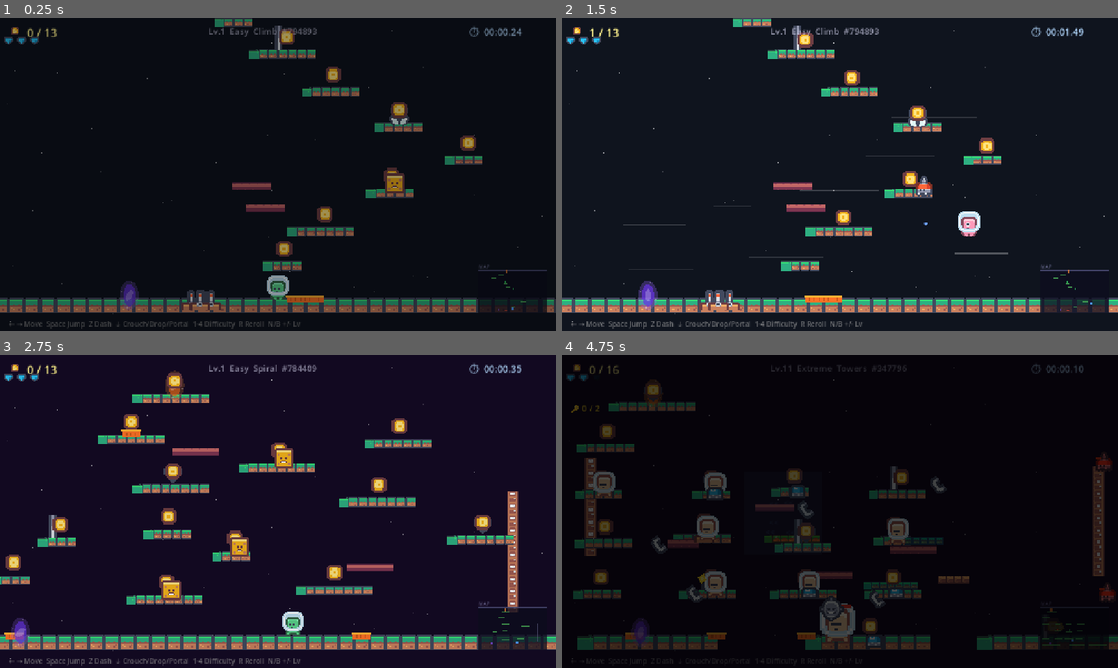
Above: before the commit, frames 1-4 (two rows, left to right).
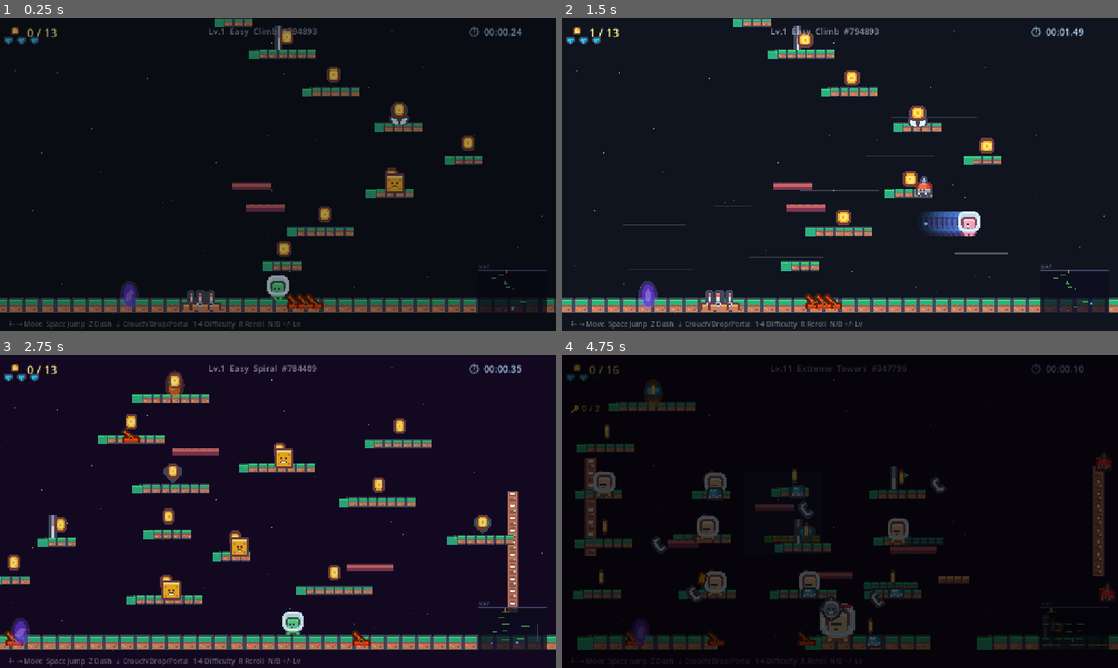
Above: after the commit, the same moments.

Repository: whereissam/SimpleJumper
Game: Godot game, scene res://scenes/World.tscn
Two runs of this game, one before a commit and one after it. Both use one fixed random seed, a clock stepped at 60 frames per second and the inputs below.
Inputs (mouse positions are in pixels of both pictures, inside the frame that each line leads up to):
- Up to frame 1 (0.25 s): no input
- Up to frame 2 (1.5 s): tap Enter (ui_accept) at 0.5, 0.77 s; move the mouse to (962, 158) at 0.52 s; hold Right (ui_right) 0.53-1.28 s; tap Z (dash) at 0.6, 1.35 s; click (962, 158) at 0.67 s; move the mouse to (728, 190) at 1.27 s; hold Down (ui_down) from 1.28 s (still down); click (728, 190) at 1.42 s
- Up to frame 3 (2.75 s): tap Enter (ui_accept) at 1.52 s; move the mouse to (333, 442) at 2.02 s; release Down (ui_down) at 2.03 s; hold Right (ui_right) from 2.03 s (still down); tap 1 at 2.1 s; click (333, 442) at 2.17 s; tap Z (dash) at 2.3 s
- Up to frame 4 (4.75 s): move the mouse to (812, 574) at 2.77 s; release Right (ui_right) at 2.78 s; hold Up (ui_up) 2.78-3.53 s; tap 2 at 2.85 s; click (812, 574) at 2.92 s; tap Enter (ui_accept) at 3.02, 3.77, 4.52 s; tap Z (dash) at 3.05, 3.8, 4.55 s; move the mouse to (1006, 558) at 3.52 s; hold Left (ui_left) from 3.53 s (still down); tap 3 at 3.6 s; click (1006, 558) at 3.67 s; move the mouse to (673, 464) at 4.27 s; tap 4 at 4.35 s; click (673, 464) at 4.42 s

The runs differ from the first frame. In frame 1, 0.5% of the frame differs, in the area x 21-86%, y 3-93%; in frame 2, 0.8%; in frame 3, 1.0%; in frame 4, 1.2%, in the area x 5-63%, y 8-93%.

Commit message:
feat: section 6 polish — sprites, particles, animations
- Trampoline: Kenney spring sprite replacing ColorRects
- Key: Kenney key sprite replacing Polygon2D diamond + gold sparkle trail
- Power-ups: cyan/orange GPUParticles2D sparkle trails
- Wind zones: GPU particle streamlines replacing Label arrows
- Boss death: 32-particle burst + white burst + screen flash + 8px shake
- Dash afterimage: semi-transparent sprite copies trailing during dash
- Portal swirl: GPUParticles2D ring emission replacing static dots
- Coin spin: horizontal scale oscillation animation
- Checkpoint flag wave: skew oscillation after activation
- Conveyor arrows: scroll animation in push direction
- Shield visual: fix clipping below floor (smaller, offset up)

Co-Authored-By: Claude Opus 4.6 (1M context) <noreply@anthropic.com>

Diff:
--- a/scripts/Builder.gd
+++ b/scripts/Builder.gd
@@ -209,18 +209,27 @@
 
 		Sprites.tile_sprites(sb, float(pd[2]), float(pd[3]), Sprites.GRASS_TOP, Color(1.0, 0.7, 0.3))
 
-		# Direction arrows
+		# Direction arrows (scrolling)
 		var arrow_dir := ">" if pd[4] > 0 else "<"
+		var half_w := float(pd[2]) * 0.5
 		for i in 3:
 			var lbl := Label.new()
 			lbl.text = arrow_dir
 			lbl.add_theme_font_size_override("font_size", 14)
 			lbl.add_theme_color_override("font_color", Color(1, 1, 1, 0.6))
-			lbl.position = Vector2(
-				-float(pd[2]) * 0.3 + i * float(pd[2]) * 0.3 - 4,
-				-float(pd[3]) * 0.8
-			)
+			var start_x := -half_w * 0.6 + i * half_w * 0.6 - 4
+			lbl.position = Vector2(start_x, -float(pd[3]) * 0.8)
 			sb.add_child(lbl)
+			# Scroll arrow in conveyor direction, loop back
+			var scroll_dist := half_w * 0.4
+			var scroll_dir := float(pd[4])
+			var atw := w.create_tween().set_loops()
+			atw.tween_property(lbl, "position:x", start_x + scroll_dir * scroll_dist, 0.6).set_trans(Tween.TRANS_LINEAR)
+			atw.tween_property(lbl, "modulate:a", 0.0, 0.1)
+			atw.tween_callback(func(): lbl.position.x = start_x - scroll_dir * scroll_dist * 0.3)
+			atw.tween_property(lbl, "modulate:a", 0.6, 0.1)
+			# Stagger start
+			atw.set_speed_scale(0.9 + i * 0.15)
 
 		w.add_child(sb)
 		bodies.append(sb)
@@ -348,25 +357,10 @@
 		cs.shape = rect
 		area.add_child(cs)
 
-		var base := ColorRect.new()
-		base.size = Vector2(40, 12)
-		base.position = Vector2(-20, -6)
-		base.color = Colors.TRAMPOLINE_CLR
-		area.add_child(base)
-
-		var pad := ColorRect.new()
-		pad.name = "Pad"
-		pad.size = Vector2(44, 5)
-		pad.position = Vector2(-22, -10)
-		pad.color = Colors.TRAMPOLINE_PAD
-		area.add_child(pad)
-
-		for i in 3:
-			var coil := ColorRect.new()
-			coil.size = Vector2(3, 8)
-			coil.position = Vector2(-12 + i * 10, -4)
-			coil.color = Color(0.8, 0.35, 0.1)
-			area.add_child(coil)
+		var spring := Sprites.make_sprite(Sprites.SPRING, Vector2(2.5, 2.5))
+		spring.modulate = Colors.TRAMPOLINE_CLR
+		spring.position = Vector2(0, -2)
+		area.add_child(spring)
 
 		area.body_entered.connect(on_tramp.bind(area))
 		w.add_child(area)
@@ -418,6 +412,11 @@
 		var s := Sprites.make_sprite(Sprites.HEART if is_shield else Sprites.DIAMOND)
 		area.add_child(s)
 
+		# Sparkle trail (cyan for shield, orange for speed)
+		var trail_color := Color(0.3, 0.9, 1.0, 0.7) if is_shield else Color(1.0, 0.55, 0.1, 0.7)
+		var trail := _make_sparkle_particles(trail_color, 3, 0.6)
+		area.add_child(trail)
+
 		var ftw := w.create_tween().set_loops()
 		ftw.tween_property(area, "position:y", pd[1] - 5.0, 0.7).set_trans(Tween.TRANS_SINE)
 		ftw.tween_property(area, "position:y", pd[1] + 5.0, 0.7).set_trans(Tween.TRANS_SINE)
@@ -439,11 +438,17 @@
 		area.add_child(cs)
 
 		var s := Sprites.make_coin_sprite()
+		s.name = "CoinSprite"
 		area.add_child(s)
 
 		var float_tw := w.create_tween().set_loops()
 		float_tw.tween_property(area, "position:y", pos.y - 6.0, 0.8).set_trans(Tween.TRANS_SINE)
 		float_tw.tween_property(area, "position:y", pos.y + 6.0, 0.8).set_trans(Tween.TRANS_SINE)
+
+		# Coin spin (horizontal scale oscillation)
+		var spin_tw := w.create_tween().set_loops()
+		spin_tw.tween_property(s, "scale:x", -Sprites.SCALE_TILE.x, 0.3).set_trans(Tween.TRANS_SINE)
+		spin_tw.tween_property(s, "scale:x", Sprites.SCALE_TILE.x, 0.3).set_trans(Tween.TRANS_SINE)
 
 		area.body_entered.connect(on_coin.bind(area))
 		w.add_child(area)
@@ -518,24 +523,40 @@
 		cs.shape = rect
 		area.add_child(cs)
 
-		# Visual: semi-transparent colored zone with arrow indicators
+		# Visual: semi-transparent zone + GPU particle streamlines
 		var fill := ColorRect.new()
 		fill.size = Vector2(wd[2], wd[3])
 		fill.position = Vector2(-float(wd[2]) * 0.5, -float(wd[3]) * 0.5)
 		fill.color = Color(0.4, 0.7, 1.0, 0.08)
 		area.add_child(fill)
 
-		var arrow_char := ">" if wd[4] > 0 else "<"
-		for i in 5:
-			var lbl := Label.new()
-			lbl.text = arrow_char + arrow_char
-			lbl.add_theme_font_size_override("font_size", 18)
-			lbl.add_theme_color_override("font_color", Color(0.5, 0.8, 1.0, 0.2))
-			lbl.position = Vector2(
-				randf_range(-float(wd[2]) * 0.4, float(wd[2]) * 0.3),
-				randf_range(-float(wd[3]) * 0.4, float(wd[3]) * 0.3)
-			)
-			area.add_child(lbl)
+		# Particle streamlines flowing in wind direction
+		var wind_particles := GPUParticles2D.new()
+		wind_particles.amount = 12
+		wind_particles.lifetime = 1.5
+		wind_particles.emitting = true
+		wind_particles.explosiveness = 0.0
+
+		var wmat := ParticleProcessMaterial.new()
+		wmat.direction = Vector3(float(wd[4]), 0, 0)
+		wmat.spread = 10.0
+		wmat.initial_velocity_min = float(wd[5]) * 0.4
+		wmat.initial_velocity_max = float(wd[5]) * 0.8
+		wmat.gravity = Vector3(0, 0, 0)
+		wmat.scale_min = 1.0
+		wmat.scale_max = 2.5
+		wmat.emission_shape = ParticleProcessMaterial.EMISSION_SHAPE_BOX
+		wmat.emission_box_extents = Vector3(float(wd[2]) * 0.4, float(wd[3]) * 0.4, 0)
+
+		var wgrad := Gradient.new()
+		wgrad.set_color(0, Color(0.5, 0.8, 1.0, 0.3))
+		wgrad.set_color(1, Color(0.5, 0.8, 1.0, 0.0))
+		var wgrad_tex := GradientTexture1D.new()
+		wgrad_tex.gradient = wgrad
+		wmat.color_ramp = wgrad_tex
+
+		wind_particles.process_material = wmat
+		area.add_child(wind_particles)
 
 		w.add_child(area)
 		zones.append(area)
@@ -553,21 +574,13 @@
 		cs.shape = circle
 		area.add_child(cs)
 
-		var icon := Polygon2D.new()
-		icon.polygon = PackedVector2Array([
-			Vector2(0, -12), Vector2(10, 0), Vector2(0, 12), Vector2(-10, 0),
-		])
-		icon.color = Color(1.0, 0.85, 0.15)
+		var icon := Sprites.make_sprite(Sprites.KEY, Vector2(2.5, 2.5))
+		icon.modulate = Color(1.0, 0.85, 0.15)
 		area.add_child(icon)
 
-		var dot := Polygon2D.new()
-		var pts := PackedVector2Array()
-		for i in 6:
-			var a := i * TAU / 6.0
-			pts.append(Vector2(cos(a) * 4, sin(a) * 4))
-		dot.polygon = pts
-		dot.color = Color(1.0, 0.95, 0.5)
-		area.add_child(dot)
+		# Gold sparkle trail
+		var trail := _make_sparkle_particles(Color(1.0, 0.85, 0.15, 0.8), 4, 0.8)
+		area.add_child(trail)
 
 		var ftw := w.create_tween().set_loops()
 		ftw.tween_property(area, "position:y", kd[1] - 6.0, 0.6).set_trans(Tween.TRANS_SINE)
@@ -682,12 +695,13 @@
 	anim.name = "Anim"
 	p.add_child(anim)
 
-	# Shield visual
+	# Shield visual (offset up so it doesn't clip below feet)
 	var shield := Polygon2D.new()
+	shield.position = Vector2(0, -5)
 	var spts := PackedVector2Array()
 	for i in 6:
 		var a := i * TAU / 6.0 - PI * 0.5
-		spts.append(Vector2(cos(a) * 28, sin(a) * 32))
+		spts.append(Vector2(cos(a) * 26, sin(a) * 24))
 	shield.polygon = spts
 	shield.color = Colors.SHIELD_CLR
 	shield.visible = false
@@ -791,3 +805,30 @@
 		"level_label": level_label,
 		"hud_layer": cl,
 	}
+
+# -- Reusable sparkle particle effect for floating items -----------------------
+static func _make_sparkle_particles(color: Color, amount: int = 4, lifetime: float = 0.8) -> GPUParticles2D:
+	var particles := GPUParticles2D.new()
+	particles.amount = amount
+	particles.lifetime = lifetime
+	particles.emitting = true
+	particles.explosiveness = 0.0
+
+	var mat := ParticleProcessMaterial.new()
+	mat.direction = Vector3(0, -1, 0)
+	mat.spread = 180.0
+	mat.initial_velocity_min = 8.0
+	mat.initial_velocity_max = 20.0
+	mat.gravity = Vector3(0, -10, 0)
+	mat.scale_min = 1.5
+	mat.scale_max = 3.0
+
+	var grad := Gradient.new()
+	grad.set_color(0, color)
+	grad.set_color(1, Color(color.r, color.g, color.b, 0.0))
+	var grad_tex := GradientTexture1D.new()
+	grad_tex.gradient = grad
+	mat.color_ramp = grad_tex
+
+	particles.process_material = mat
+	return particles
--- a/scripts/Player.gd
+++ b/scripts/Player.gd
@@ -134,6 +134,7 @@
 		dash_timer -= delta
 		velocity.x  = dash_dir * DASH_SPEED
 		velocity.y  = 0.0
+		_spawn_dash_afterimage()
 		if dash_timer <= 0.0:
 			is_dashing = false
 		move_and_slide()
@@ -525,6 +526,23 @@
 	tw.tween_interval(0.5)
 	tw.tween_callback(particles.queue_free)
 
+func _spawn_dash_afterimage() -> void:
+	var anim : Node = get_node_or_null("Anim")
+	if not anim or not anim is AnimatedSprite2D:
+		return
+	var asp := anim as AnimatedSprite2D
+	var ghost := Sprite2D.new()
+	ghost.texture = asp.sprite_frames.get_frame_texture(asp.animation, asp.frame)
+	ghost.texture_filter = CanvasItem.TEXTURE_FILTER_NEAREST
+	ghost.scale = asp.scale
+	ghost.position = global_position
+	ghost.modulate = Color(0.4, 0.6, 1.0, 0.5)
+	ghost.z_index = -1
+	get_parent().add_child(ghost)
+	var tw := get_tree().create_tween()
+	tw.tween_property(ghost, "modulate:a", 0.0, 0.15)
+	tw.tween_callback(ghost.queue_free)
+
 func _spawn_shield_break() -> void:
 	var particles := GPUParticles2D.new()
 	particles.emitting = true
--- a/scripts/Portals.gd
+++ b/scripts/Portals.gd
@@ -63,14 +63,38 @@
 	inner.color = Color(1, 1, 1, 0.25)
 	area.add_child(inner)
 
-	# Sparkle particles around portal (decorative dots)
-	for i in 4:
-		var dot := ColorRect.new()
-		dot.size = Vector2(3, 3)
-		var angle := i * TAU / 4.0 + 0.3
-		dot.position = Vector2(cos(angle) * 18 - 1.5, sin(angle) * 30 - 1.5)
-		dot.color = Color(1, 1, 1, 0.4)
-		area.add_child(dot)
+	# GPU particle swirl around portal
+	var swirl := GPUParticles2D.new()
+	swirl.amount = 8
+	swirl.lifetime = 1.2
+	swirl.emitting = true
+	swirl.explosiveness = 0.0
+
+	var smat := ParticleProcessMaterial.new()
+	smat.emission_shape = ParticleProcessMaterial.EMISSION_SHAPE_RING
+	smat.emission_ring_radius = 20.0
+	smat.emission_ring_inner_radius = 12.0
+	smat.emission_ring_height = 0.0
+	smat.emission_ring_axis = Vector3(0, 0, 1)
+	smat.direction = Vector3(0, -1, 0)
+	smat.spread = 180.0
+	smat.initial_velocity_min = 5.0
+	smat.initial_velocity_max = 15.0
+	smat.gravity = Vector3(0, -20, 0)
+	smat.scale_min = 1.0
+	smat.scale_max = 2.5
+	smat.angular_velocity_min = 90.0
+	smat.angular_velocity_max = 180.0
+
+	var sgrad := Gradient.new()
+	sgrad.set_color(0, Color(color.r, color.g, color.b, 0.6))
+	sgrad.set_color(1, Color(1, 1, 1, 0.0))
+	var sgrad_tex := GradientTexture1D.new()
+	sgrad_tex.gradient = sgrad
+	smat.color_ramp = sgrad_tex
+
+	swirl.process_material = smat
+	area.add_child(swirl)
 
 	area.monitoring = true
 	area.body_entered.connect(on_body_entered.bind(area))
--- a/scripts/Sprites.gd
+++ b/scripts/Sprites.gd
@@ -53,6 +53,8 @@
 const WOOD_PLANK      := preload("res://assets/kenney_pixel/Tiles/tile_0049.png")
 const FLAG_POST       := preload("res://assets/kenney_pixel/Tiles/tile_0131.png")
 const BRICK           := preload("res://assets/kenney_pixel/Tiles/tile_0130.png")
+const SPRING          := preload("res://assets/kenney_pixel/Tiles/tile_0064.png")
+const KEY             := preload("res://assets/kenney_pixel/Tiles/tile_0152.png")
 
 # -- Backgrounds --
 const BG_SKY1         := preload("res://assets/kenney_pixel/Tiles/Backgrounds/tile_0000.png")
--- a/scripts/World.gd
+++ b/scripts/World.gd
@@ -334,6 +334,10 @@
 	var flag : Node = checkpoint.get_node_or_null("Flag")
 	if flag:
 		(flag as Polygon2D).color = Colors.CHECKPOINT_ACT
+		# Flag wave animation (looping gentle oscillation)
+		var wave := create_tween().set_loops()
+		wave.tween_property(flag, "skew", 0.15, 0.5).set_trans(Tween.TRANS_SINE)
+		wave.tween_property(flag, "skew", -0.15, 0.5).set_trans(Tween.TRANS_SINE)
 
 	for i in 6:
 		var spark := ColorRect.new()
@@ -378,6 +382,9 @@
 		_freeze_frame(0.08)
 		player_node.camera_shake(6.0, 0.2)
 		if remaining_hp <= 0:
+			_spawn_boss_death_effect(boss.global_position)
+			player_node.camera_shake(8.0, 0.3)
+			_freeze_frame(0.12)
 			_kill_enemy(boss)
 			boss_node = null
 			Audio.play("level_complete", -2.0)
@@ -631,6 +638,24 @@
 
 func _spawn_enemy_death_particles(pos: Vector2) -> void:
 	_spawn_burst(pos, Colors.ENEMY_CLR, 16, 120.0, 0.5)
+
+func _spawn_boss_death_effect(pos: Vector2) -> void:
+	# Big red burst
+	_spawn_burst(pos, Colors.ENEMY_CLR, 32, 200.0, 0.7)
+	# White flash burst
+	_spawn_burst(pos, Color(1, 1, 1, 0.9), 16, 150.0, 0.4)
+	# Screen flash
+	var flash := ColorRect.new()
+	flash.color = Color(1, 0.3, 0.2, 0.5)
+	flash.size = Vector2(VIEWPORT_WIDTH, VIEWPORT_HEIGHT)
+	flash.mouse_filter = Control.MOUSE_FILTER_IGNORE
+	var cl := CanvasLayer.new()
+	cl.layer = 50
+	cl.add_child(flash)
+	add_child(cl)
+	var tw := get_tree().create_tween()
+	tw.tween_property(flash, "color:a", 0.0, 0.3)
+	tw.tween_callback(cl.queue_free)
 
 func _spawn_crumble_particles(pos: Vector2, _w: float) -> void:
 	_spawn_burst(pos, Colors.CRUMBLE_FILL, 10, 60.0, 0.5)
Not shown, added: .claude/skills/godot-best-practices/SKILL.md
Not shown, added: .claude/skills/godot-best-practices/assets/templates/autoload-manager.gd.md
Not shown, added: .claude/skills/godot-best-practices/assets/templates/base-script.gd.md
Not shown, added: .claude/skills/godot-best-practices/assets/templates/state-machine.gd.md
Not shown, added: .claude/skills/godot-best-practices/references/architecture/node-communication.md
Not shown, added: .claude/skills/godot-best-practices/references/architecture/project-structure.md
Not shown, added: .claude/skills/godot-best-practices/references/architecture/scene-composition.md
Not shown, added: .claude/skills/godot-best-practices/references/gdscript/coroutines-await.md
Not shown, added: .claude/skills/godot-best-practices/references/gdscript/type-system.md
Not shown, added: .claude/skills/godot-best-practices/references/patterns/input-handling.md
Not shown, added: .claude/skills/godot-best-practices/references/patterns/object-pooling.md
Not shown, added: .claude/skills/godot-best-practices/references/patterns/save-load-system.md
(and 3 more such lines)
